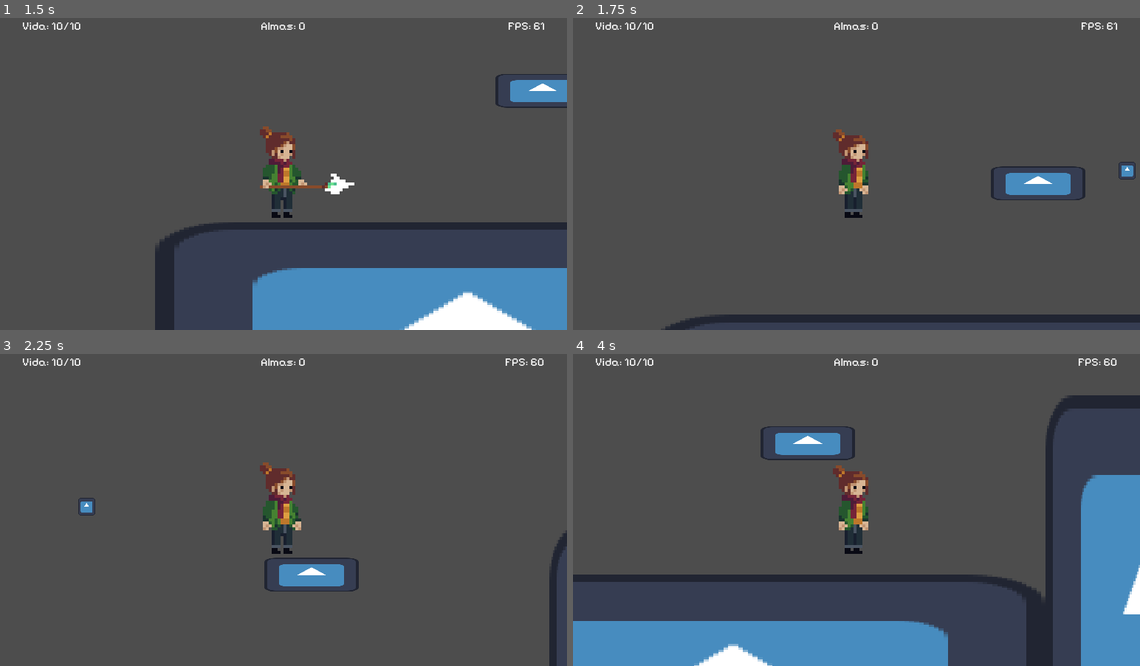
Above: before the commit, frames 1-4 (two rows, left to right).
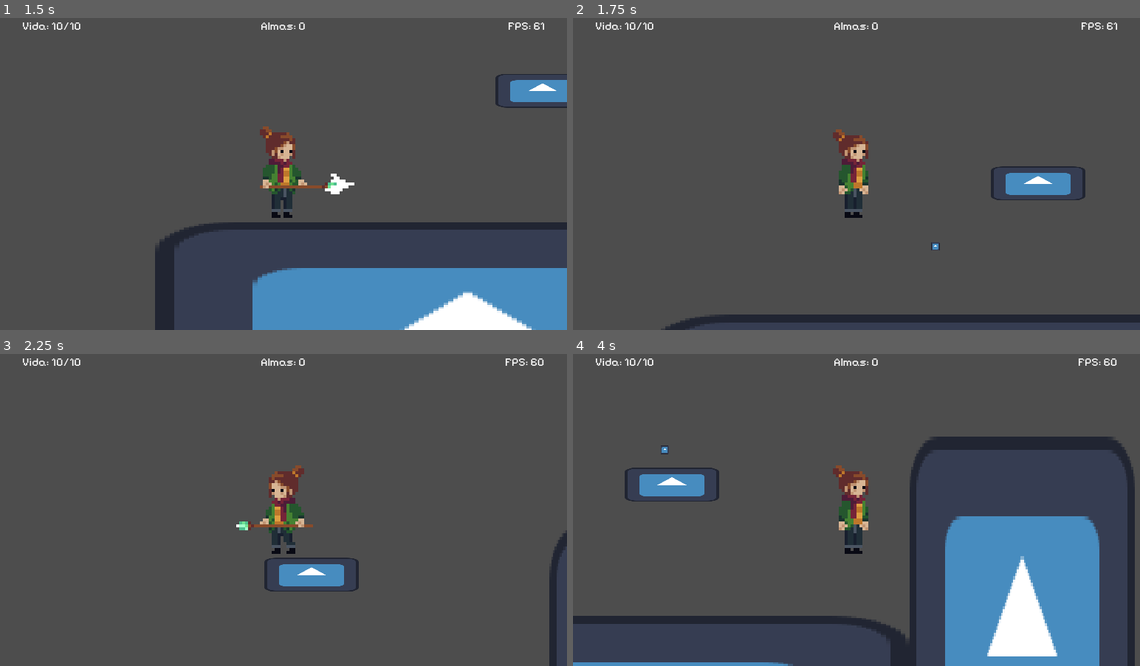
Above: after the commit, the same moments.

Repository: Vinnie-Jung/Lacos
Game: Godot game, scene res://scenes/menu/main_menu.tscn
Same seed, same stepped clock (60 frames per second), same inputs: the game is played once before the commit and once after it. The engine's default icon, where the game draws it, is replaced by a stand-in: a white triangle on a blue panel in a dark square.
Inputs (mouse positions are in pixels of both pictures, inside the frame that each line leads up to):
- Up to frame 1 (1.5 s): click "JOGAR" at 0.5 s; tap Enter at 1.25 s; move the mouse to (408, 155) at 1.27 s; press the mouse at (408, 155) at 1.28 s; hold D (move_right) from 1.28 s (still down)
- Up to frame 2 (1.75 s): keep holding D (move_right); tap W (jump) at 1.52 s; right-click (981, 155) at 1.55 s
- Up to frame 3 (2.25 s): keep holding D (move_right); move the mouse to (170, 522) at 2.02 s; release the mouse at (170, 522) at 2.03 s; right-click (170, 522) at 2.1 s; click (170, 522) at 2.17 s
- Up to frame 4 (4 s): tap W (jump) at 2.27, 3.77 s; tap F (dash, bound only after the commit) at 2.3 s; move the mouse to (913, 435) at 2.77 s; release D (move_right) at 2.78 s; hold A (move_left) 2.78-3.53 s; hold F (dash, bound only after the commit) 2.78-3.53 s; click (913, 435) at 3.05 s; move the mouse to (828, 569) at 3.52 s; hold D (move_right) from 3.53 s (still down); click (828, 569) at 3.6 s; right-click (828, 569) at 3.8 s

Frame 1 is identical in both runs. In frame 2, 0.1% of the frame differs, in the area x 63-100%, y 46-75%; in frame 3, 1.3%; in frame 4, 33%, in the area x 0-100%, y 13-100%.

Commit message:
Adjusting enemy AI

Diff:
--- a/config/config.gd
+++ b/config/config.gd
@@ -25,6 +25,7 @@
 	config.set_value("keybinding", "melee_attack", "mouse_1")
 	config.set_value("keybinding", "ranged_attack", "mouse_2")
 	config.set_value("keybinding", "skill", "Q")
+	config.set_value("keybinding", "dash", "F")
 
 	# --- Video ---
 	config.set_value("video", "fullscreen", false)
--- a/scenes/chars/chars_src/daughter.gd
+++ b/scenes/chars/chars_src/daughter.gd
@@ -3,6 +3,7 @@
 @onready var timer: Timer = $TakeDamageTimer
 @onready var super_jump_timer: Timer = $SuperPulo
 @onready var animation = $Texture
+@onready var collision_box = $Collision
 
 # World
 var gravity = 1500#ProjectSettings.get_setting("physics/2d/default_gravity")
@@ -120,3 +121,9 @@
 
 func _animation(anim_name: String) -> void:
 	animation.play(anim_name)
+
+	# Adjust float animation position
+	if (anim_name == "float"):
+		animation.position.y = -3
+	else:
+		animation.position.y = 0
--- a/scenes/chars/chars_src/mother.gd
+++ b/scenes/chars/chars_src/mother.gd
@@ -9,9 +9,12 @@
 @onready var animation: AnimatedSprite2D = $Texture
 @onready var spear_attack_area = $SpearAttackBox/Area
 @onready var hit_timer: Timer = $TakeDamageTimer
+@onready var ghost_timer: Timer = $DashGhost
+
 
 # Preloads
 @onready var daughter_scene: PackedScene = preload("res://scenes/levels/daugher_scene_prot.tscn")
+@onready var ghost_node: Sprite2D = preload("res://scenes/extras/ghost/ghost.tscn").instantiate()
 
 # World
 @onready var gravity = 1200
@@ -20,13 +23,21 @@
 @onready var max_health: int = 10
 @onready var current_health: int = max_health
 @onready var damage: int = 3
+@onready var ranged_damage: int = 2
 const SPEED: int = 25000
 const JUMP_STRENGH: int = 700
 var is_jumping: bool
 
-var can_attack = true
+var can_attack_ranged = true
+var can_attack_melee = true
 var is_attacking: bool = false
 var attack_dir
+
+
+var walk_dir
+const DASH_SPEED: int = 10000
+var delta_time
+var can_dash = true
 
 func _ready() -> void:
 	# Sets handler
@@ -35,12 +46,11 @@
 
 	# Sets initial animation
 	_animation("idle")
-
 	is_jumping = false
 
 func _input(event: InputEvent) -> void:
 	if (event is InputEventMouseButton):
-		if (event.is_action_pressed("melee_attack") && can_attack):
+		if (event.is_action_pressed("melee_attack") && can_attack_melee):
 			var mouse_position = get_viewport().get_camera_2d().get_global_mouse_position()
 			if (mouse_position.x < global_position.x):
 				attack_dir = -1
@@ -50,7 +60,7 @@
 			# (TODO) Validate here with weapon player is using
 			_spear_attack(attack_dir)
 
-		elif (event.is_action_pressed("ranged_attack") && can_attack):
+		elif (event.is_action_pressed("ranged_attack") && can_attack_ranged):
 			var mouse_position = get_viewport().get_camera_2d().get_global_mouse_position()
 			if (mouse_position.x < global_position.x):
 				attack_dir = -1
@@ -59,6 +69,9 @@
 			# (TODO) Transform attack_dir in a Vec2
 			_ranged_attack(attack_dir)
 
+	if (event.is_action_pressed("dash") && can_dash):
+		dash()
+
 func _physics_process(delta: float) -> void:
 	_move(delta)
 	self.velocity.y += gravity * delta
@@ -66,6 +79,8 @@
 
 func _move(delta: float) -> void:
 	var direction: float = Input.get_axis("move_left", "move_right")
+	walk_dir = direction
+	delta_time = delta
 	self.velocity.x = direction * (SPEED * delta)
 
 	# Controls the animation
@@ -119,13 +134,13 @@
 
 
 func _on_attack_box_body_entered(body):
-	can_attack = false
+	can_attack_melee = false
 	if (body.is_in_group("enemies")):
 		body.take_damage(damage)
 
 
 func _on_attack_timer_timeout():
-	can_attack = true
+	can_attack_melee = true
 	is_attacking = false
 	spear_attack_area.disabled = true
 
@@ -149,16 +164,41 @@
 
 func _ranged_attack(dir) -> void:
 	var new_proj = preload("res://scenes/extras/projectiles/mother_projectile.tscn").instantiate()
-	self.add_child(new_proj)
-
+	get_parent().add_child(new_proj)
+
+	new_proj.position = self.position
 	new_proj.direction.x = dir
 	new_proj.scale = Vector2(0.3, 0.3)
+	new_proj.damage = ranged_damage
 
 	proj_cooldown.start()
-	can_attack = false
+	can_attack_ranged = false
 
 	animation.flip_h = true if (dir < 0) else false
 
 
 func _on_projectile_cooldown_timeout() -> void:
-	can_attack = true
+	can_attack_ranged = true
+
+# (TODO) Implements ghost to dash
+func add_ghost() -> void:
+	var ghost = ghost_node
+	ghost.set_property(self.position, animation.scale)
+	get_tree().current_scene.add_child(ghost)
+
+
+func _on_dash_ghost_timeout():
+	add_ghost()
+
+func dash():
+	can_dash = false
+	print("is dashing")
+	var dash_cooldown = $DashCooldown
+	self.position.x += walk_dir * (DASH_SPEED * delta_time)
+	dash_cooldown.start()
+	move_and_slide()
+
+
+func _on_dash_cooldown_timeout():
+	can_dash = true
+	self.velocity.x = walk_dir * (SPEED * delta_time)
--- a/scenes/chars/monsters/enemy_1.tscn
+++ b/scenes/chars/monsters/enemy_1.tscn
@@ -176,6 +176,14 @@
 show_percentage = false
 metadata/_edit_use_anchors_ = true
 
+[node name="LeftTerrainDetector" type="RayCast2D" parent="."]
+position = Vector2(-20, 0)
+target_position = Vector2(0, 70)
+
+[node name="RightTerrainDetector" type="RayCast2D" parent="."]
+position = Vector2(20, 0)
+target_position = Vector2(0, 70)
+
 [connection signal="body_entered" from="Radar" to="." method="_on_radar_body_entered"]
 [connection signal="body_exited" from="Radar" to="." method="_on_radar_body_exited"]
 [connection signal="body_entered" from="Attack" to="." method="_on_attack_body_entered"]
--- a/scenes/chars/monsters/monster_src/enemy1.gd
+++ b/scenes/chars/monsters/monster_src/enemy1.gd
@@ -5,6 +5,8 @@
 @onready var attack_area = $Attack/Area
 @onready var attack_cooldown: Timer = $AttackCooldown
 @onready var hit_timer: Timer = $HitTimer
+@onready var terrain_left = $LeftTerrainDetector
+@onready var terrain_right = $RightTerrainDetector
 
 # World
 @onready var gravity = ProjectSettings.get_setting("physics/2d/default_gravity")
@@ -30,7 +32,17 @@
 	_animation("walk")
 
 func _physics_process(delta: float) -> void:
-	_movement(delta)
+	if (terrain_left.is_colliding() && terrain_right.is_colliding()):
+		_movement(delta)
+	elif (target != null):
+		var dir = (target.global_position - self.global_position)
+		if (terrain_left.is_colliding()):
+			if (dir.x < 0):
+				_movement(delta)
+		elif (terrain_right.is_colliding()):
+			if (dir.x > 0):
+				_movement(delta)
+
 
 	# Gravity
 	self.velocity.y += gravity * delta if (!is_on_floor()) else 0
@@ -93,4 +105,5 @@
 
 
 func _on_attack_body_exited(body):
-	in_range = false
+	if (body.name == "Mother" || body.name == "Daughter"):
+		in_range = false
--- a/scenes/chars/monsters/monster_src/enemy2.gd
+++ /dev/null
@@ -1,65 +0,0 @@
-extends CharacterBody2D
-
-# Nodes
-@onready var bulletScene = preload("res://scenes/extras/bullet.tscn") # Seu scene de bala
-@onready var timer: Timer = $AttackTimer
-
-# World
-@onready var gravity = ProjectSettings.get_setting("physics/2d/default_gravity")
-
-# Monster attributes
-const SPEED: int = 100
-const ATTACK_DAMAGE: int = 2
-const SOUL_DROP: int = 1
-const MAX_HEALTH: int = 10
-@onready var current_health: int = MAX_HEALTH
-@onready var target = null
-
-func _ready() -> void:
-	timer.wait_time = 2.0
-	timer.one_shot = false
-	timer.start()
-
-func _physics_process(delta: float) -> void:
-	_movement(delta)
-
-	# Gravity
-	self.velocity.y += gravity * delta if (!is_on_floor()) else 0
-
-func _movement(delta: float) -> void:
-	if (target is CharacterBody2D):
-		var dir = (target.global_position - self.global_position).normalized()
-		self.velocity.x = (SPEED * delta) * dir.x
-	else:
-		self.velocity.x = 0
-
-	move_and_slide()
-
-func take_damage(dmg: int) -> void:
-	current_health -= dmg
-	if (current_health <= 0):
-		_die()
-
-func _die() -> void:
-	Soulhandler.drop_soul(self, SOUL_DROP)
-	self.queue_free()
-
-func _on_Timer_timeout() -> void:
-	if (target != null):
-		_shoot()
-
-func _shoot() -> void:
-	if ($BulletPosition.is_in_group("bullet_ready")):
-		print("bulletttt")
-		var bullet = bulletScene.instance()
-		bullet.global_position = $BulletPosition.global_position
-		bullet.rotation_degrees = $BulletPosition.global_rotation_degrees
-		bullet.set_direction(target.global_position - bullet.global_position)
-		get_parent().add_child(bullet)
-		bullet.connect("body_entered", self, "_on_Bullet_body_entered")
-		bullet.start()
-		$BulletPosition.remove_from_group("bullet_ready")
-
-func _on_Bullet_body_entered(body) -> void:
-	if (body.name == target.name):
-		body.take_damage(ATTACK_DAMAGE)
--- a/scenes/chars/mother.tscn
+++ b/scenes/chars/mother.tscn
@@ -257,7 +257,16 @@
 [node name="ProjectileCooldown" type="Timer" parent="."]
 one_shot = true
 
+[node name="DashGhost" type="Timer" parent="."]
+wait_time = 0.15
+one_shot = true
+
+[node name="DashCooldown" type="Timer" parent="."]
+one_shot = true
+
 [connection signal="timeout" from="TakeDamageTimer" to="." method="_on_timer_timeout"]
 [connection signal="body_entered" from="SpearAttackBox" to="." method="_on_attack_box_body_entered"]
 [connection signal="timeout" from="SpearAttackBox/AttackTimer" to="." method="_on_attack_timer_timeout"]
 [connection signal="timeout" from="ProjectileCooldown" to="." method="_on_projectile_cooldown_timeout"]
+[connection signal="timeout" from="DashGhost" to="." method="_on_dash_ghost_timeout"]
+[connection signal="timeout" from="DashCooldown" to="." method="_on_dash_cooldown_timeout"]
--- /dev/null
+++ b/scenes/extras/ghost/ghost.gd
@@ -0,0 +1,16 @@
+extends Sprite2D
+
+func _ready() -> void:
+	_ghosting()
+
+func set_property(texture_position, texture_scale):
+	self.position = texture_position
+	self.scale = texture_scale
+
+func _ghosting() -> void:
+	# (TODO) study more about it
+	var tween_fade = get_tree().create_tween()
+
+	tween_fade.tween_property(self, "self_modulate", Color(1, 1, 1, 0), 0.75)
+	await tween_fade.finished
+	self.queue_free()
--- /dev/null
+++ b/scenes/extras/ghost/ghost.tscn
@@ -0,0 +1,11 @@
+[gd_scene load_steps=3 format=3 uid="uid://btoyvcyfol7q5"]
+
+[ext_resource type="Texture2D" uid="uid://bn8fx8biwoxgw" path="res://icon.svg" id="1_qcd0t"]
+[ext_resource type="Script" path="res://scenes/extras/ghost/ghost.gd" id="2_o6bnt"]
+
+[node name="Ghost" type="Sprite2D"]
+modulate = Color(0.447059, 0.447059, 0.447059, 0.607843)
+show_behind_parent = true
+scale = Vector2(0.3, 0.3)
+texture = ExtResource("1_qcd0t")
+script = ExtResource("2_o6bnt")
--- a/scenes/extras/projectiles/mother_proj.gd
+++ b/scenes/extras/projectiles/mother_proj.gd
@@ -1,6 +1,7 @@
 extends Area2D
 
 @export var direction: Vector2 = Vector2.ZERO
+@export var damage: int = 0
 
 const PROJECTILE_SPEED: int = 1000
 
@@ -9,3 +10,10 @@
 		direction = Vector2(1,0)
 
 	self.position += direction * (PROJECTILE_SPEED * delta)
+
+
+func _on_body_entered(body):
+	# When hit an enemy
+	if (body.is_in_group("enemies")):
+		body.take_damage(damage)
+		self.queue_free()
--- a/scenes/extras/projectiles/mother_projectile.tscn
+++ b/scenes/extras/projectiles/mother_projectile.tscn
@@ -16,3 +16,5 @@
 
 [node name="Collision" type="CollisionShape2D" parent="."]
 shape = SubResource("CapsuleShape2D_rbkag")
+
+[connection signal="body_entered" from="." to="." method="_on_body_entered"]
